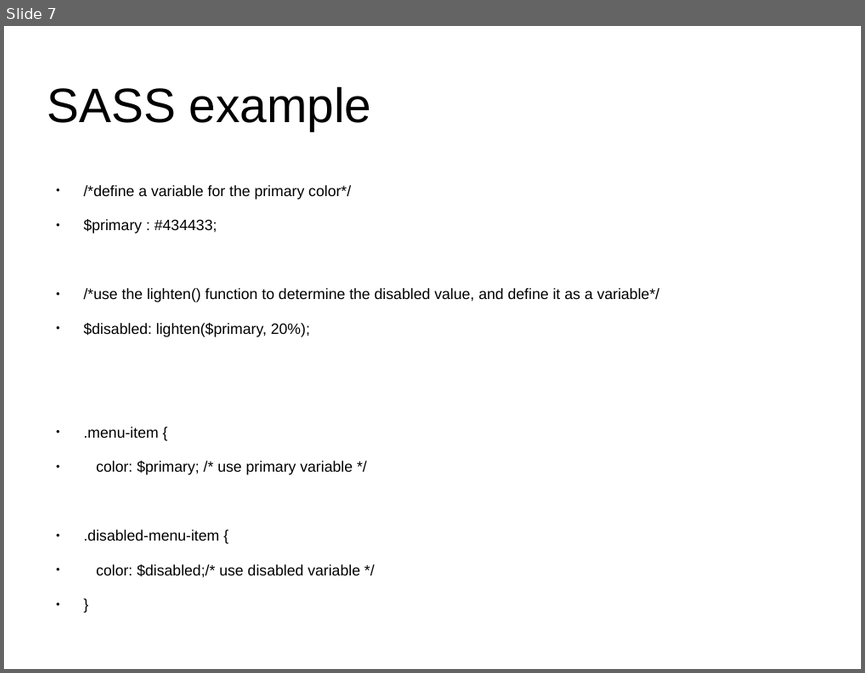
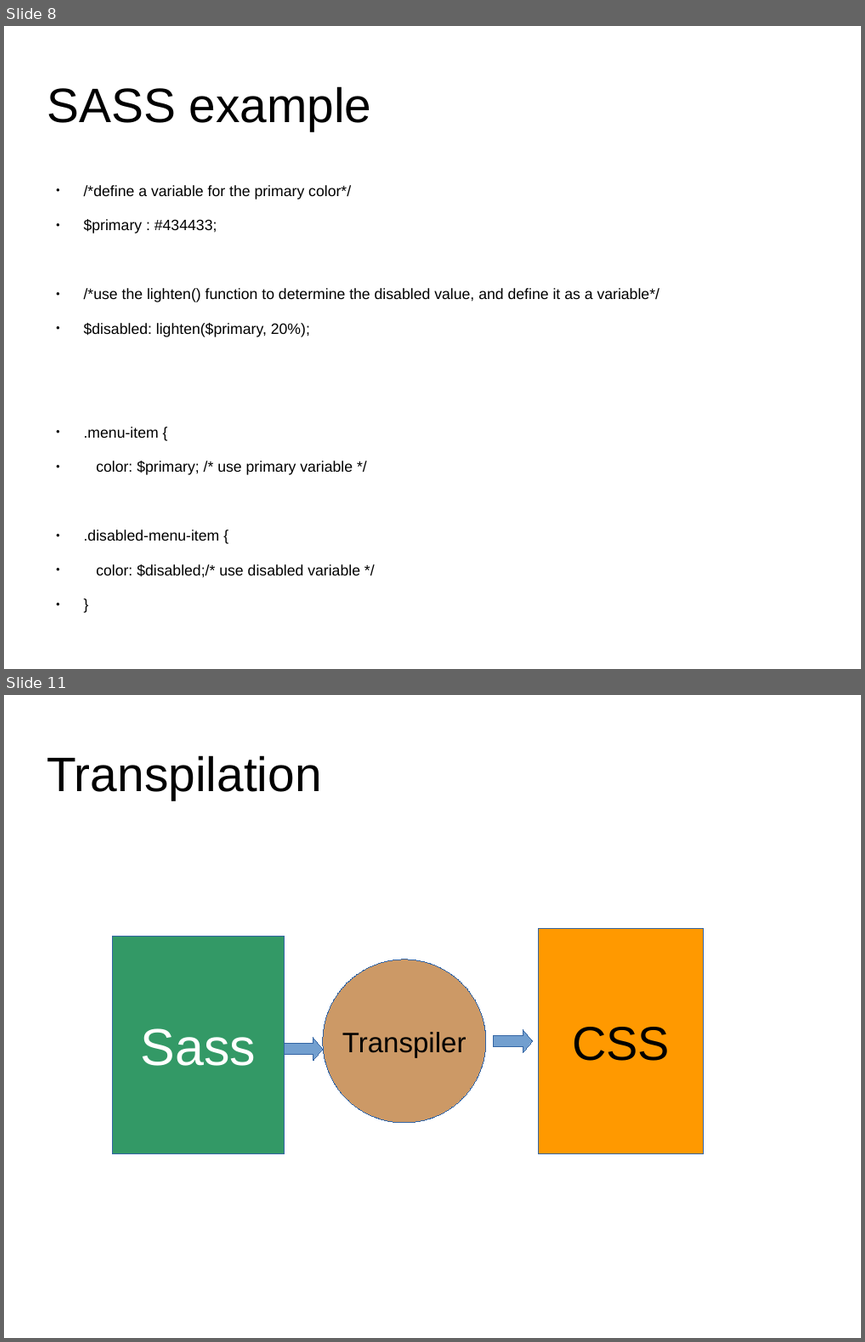
Before and after one commit to anumsh/SASS-Basics, a slide deck: SASS_basics.odp. Shown one above the other, each under a label of ours: slide 7 before the commit, slides 8 and 11 after it; the slides between them are not shown. The pictures are 865x673 and 865x1342 pixels, drawn with LibreOffice and Linux fonts; fonts in the diff are those of the drawing; background and template pictures are left out. Boxes give left, top, right and bottom in pixels: in the first picture for what was removed or moved away, otherwise in the second. Text is boxed around its words. In the diff, an @@ line names an element or a change of style, - is before the commit and + after.

Commit message:
feat:How SASS works

```diff
--- a/SASS_basics.odp
+++ b/SASS_basics.odp
@@ slide 11 added at box(4, 695, 861, 1338), background #FFFFFF @@
@@ title added at box(46, 755, 321, 800), 44.8 pt, text #000000 @@
+Transpilation
@@ rectangle added at box(113, 936, 284, 1154), fill #339966, outline #3465A4 0 pt, 48 pt, text #FFFFFF @@
+Sass
@@ rectangle added at box(538, 928, 704, 1154), fill #FF9900, outline #3465A4 0 pt, 44 pt, text #000000 @@
+CSS
@@ ellipse added at box(323, 959, 486, 1123), fill #CC9966, outline #3465A4 0 pt, 26 pt, text #000000 @@
+Transpiler
@@ right arrow added at box(284, 1037, 323, 1061), fill #729FCF, outline #3465A4 0 pt @@
@@ right arrow added at box(494, 1029, 533, 1053), fill #729FCF, outline #3465A4 0 pt @@
@@ what was slide 7 is now slide 8 @@
```
Also in this commit, not shown: 4 other slides added.
